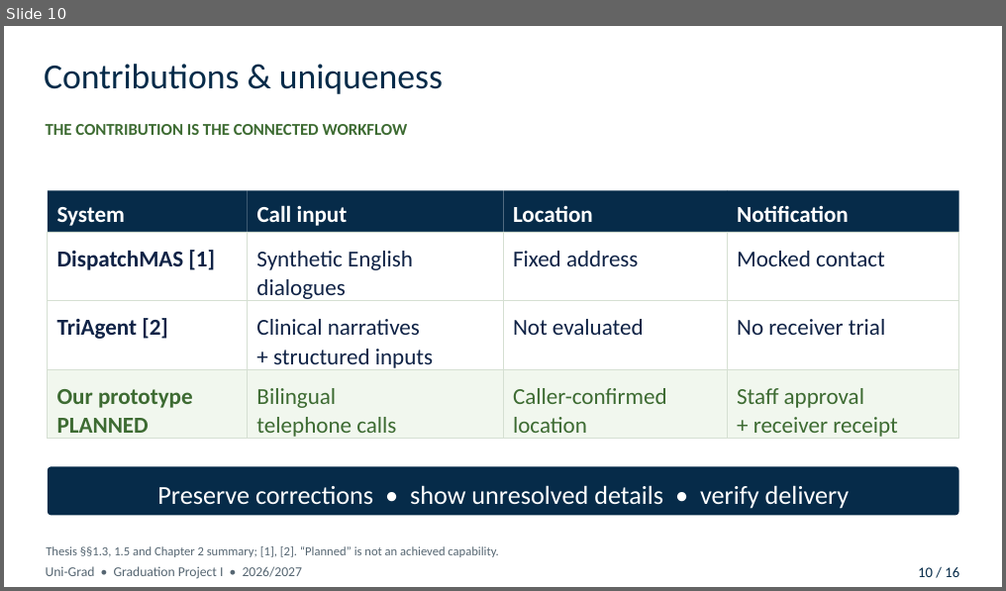
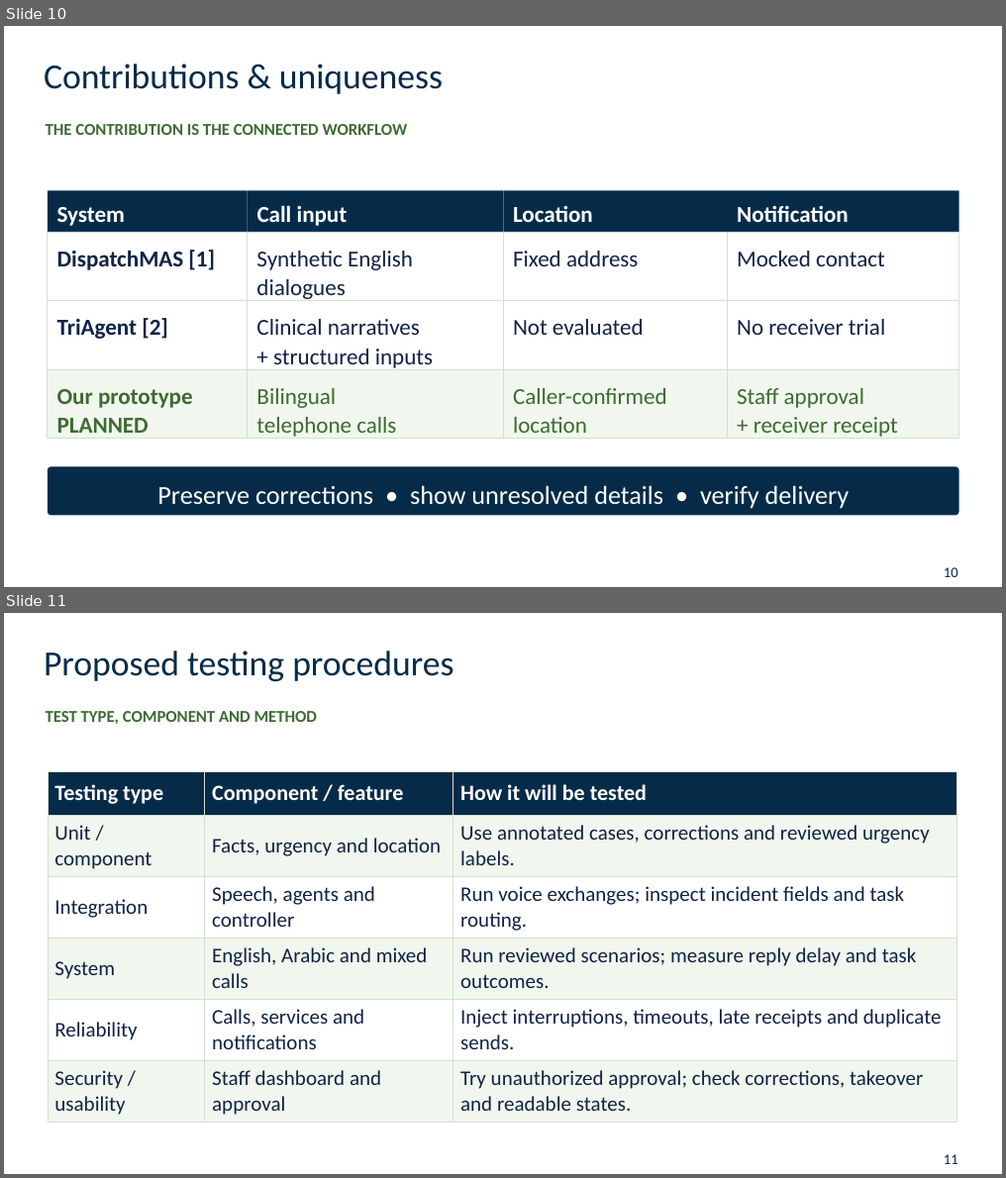
Before and after one commit to 3bdoo04/Uni-Grad, a slide deck: Review/Presentation/Uni-Grad - Midterm Presentation.pptx. Shown one above the other, each under a label of ours: slide 10 before the commit, slides 10 and 11 after it. The pictures are 1006x591 and 1006x1178 pixels, drawn with LibreOffice and Linux fonts; fonts in the diff are those of the drawing; background and template pictures are left out. Boxes give left, top, right and bottom in pixels: in the first picture for what was removed or moved away, otherwise in the second. Text is boxed around its words. In the diff, an @@ line names an element or a change of style, - is before the commit and + after.

Commit message:
Revise midterm presentation diagrams tables costs and task assignments

```diff
--- a/Review/Presentation/Uni-Grad - Midterm Presentation.pptx
+++ b/Review/Presentation/Uni-Grad - Midterm Presentation.pptx
@@ slide 11 added at (4,613,1002,1174), background #FFFFFF @@
@@ text added at (44,651,453,681), 34 pt, text #062B49 @@
+Proposed testing procedures
@@ text added at (46,711,318,724), 16 pt, text #3D6B32, bold @@
+TEST TYPE, COMPONENT AND METHOD
@@ table added at (48,771,957,1122), 6 rows, 3 columns @@
+Testing type | Component / feature | How it will be tested
+Unit / component | Facts, urgency and location | Use annotated cases, corrections and reviewed urgency labels.
+Integration | Speech, agents and controller | Run voice exchanges; inspect incident fields and task routing.
+System | English, Arabic and mixed calls | Run reviewed scenarios; measure reply delay and task outcomes.
+Reliability | Calls, services and notifications | Inject interruptions, timeouts, late receipts and duplicate sends.
+Security / usability | Staff dashboard and approval | Try unauthorized approval; check corrections, takeover and readable states.
@@ text added at (944,1155,958,1164), 14 pt, text #062B49 @@
+11
@@ slide 10 changed as well @@
@@ text removed at (46,547,498,558) @@
-Thesis §§1.3, 1.5 and Chapter 2 summary; [1], [2]. “Planned” is not an achieved capability.
@@ text removed at (46,567,303,579) @@
-Uni-Grad • Graduation Project I • 2026/2027
@@ text at (944,568,958,577): text changed @@
-10 / 16
+10
```
Also in this commit, not shown: 10 other slides changed, 4 other slides added, 9 slides removed, 16 other files.
